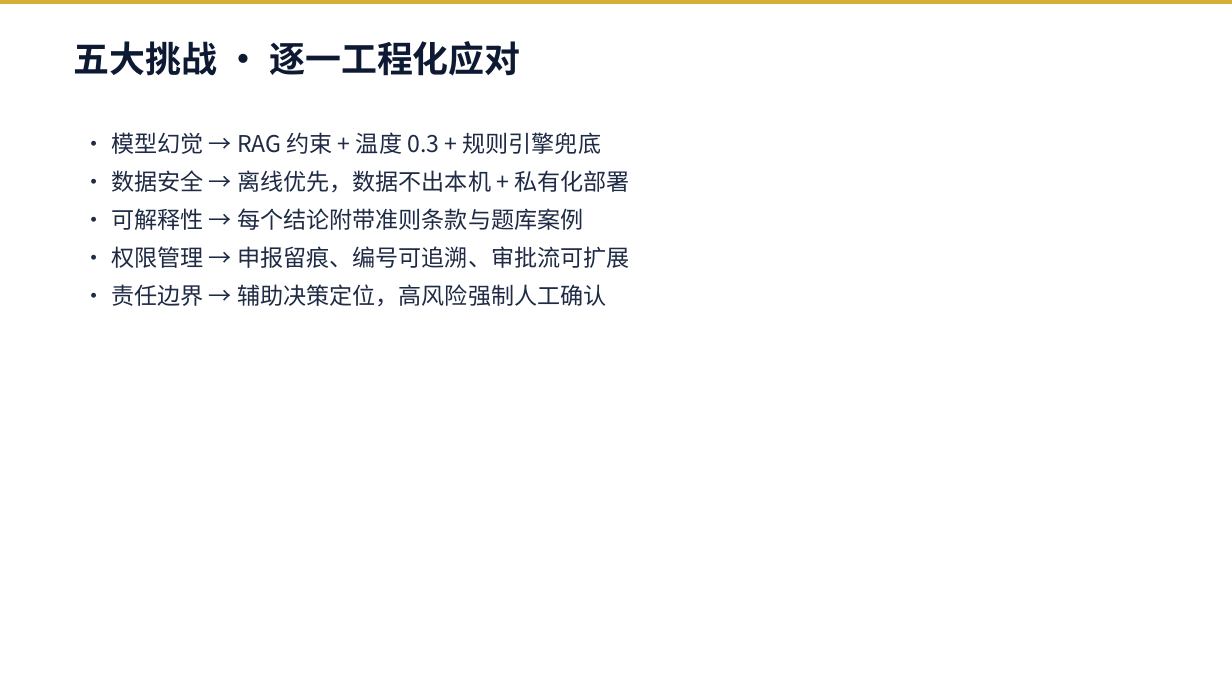
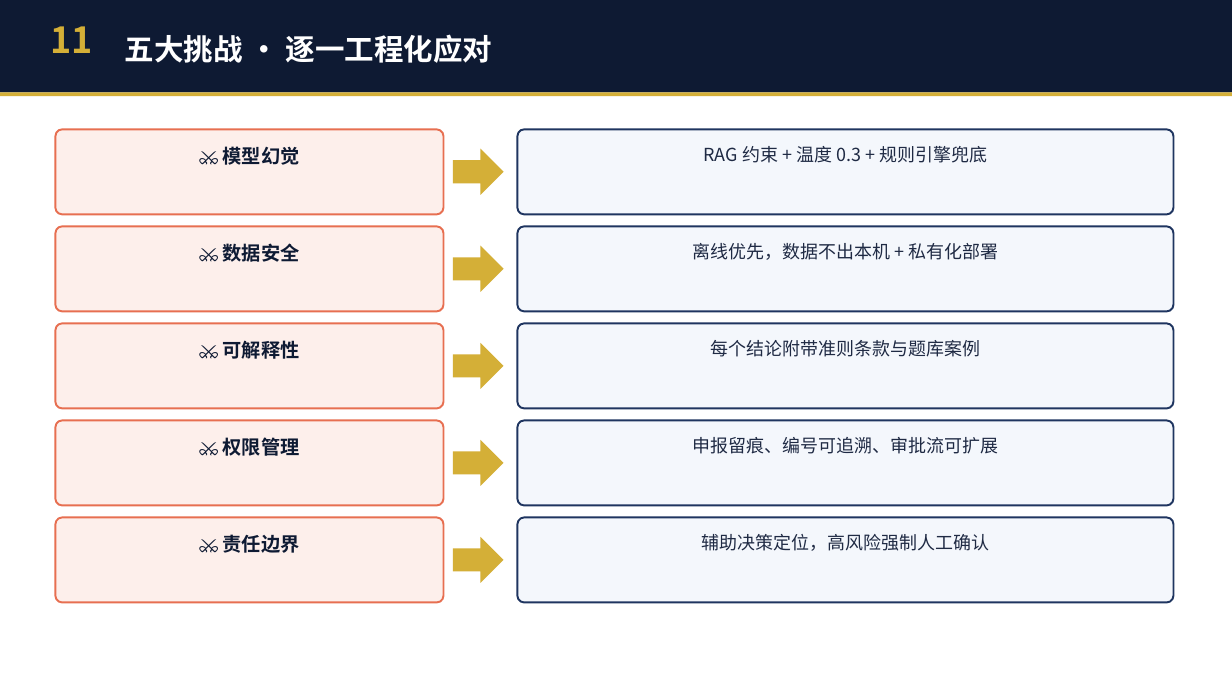
Before and after one commit to JackMA-SYSU/cfa-compliance-assistant, a slide deck: slide 12 of 商策PPT_暑假不回家队.pptx. Drawn at 1232x693 pixels with LibreOffice and Linux fonts; fonts in the diff are those of the drawing. Boxes give left, top, right and bottom in pixels: in the first picture for what was removed or moved away, otherwise in the second. Text is boxed around its words. In the diff, an @@ line names an element or a change of style, - is before the commit and + after.

```diff
--- a/商策PPT_暑假不回家队.pptx
+++ b/商策PPT_暑假不回家队.pptx
@@ rectangle: place and size @@
-rectangle at bbox=[0, 0, 1232, 4]
+rectangle at bbox=[0, 0, 1232, 92]
@@ rectangle at bbox=[0, 0, 1232, 92]: fill #D4AF37 to #0E1A33 @@
@@ text added at bbox=[51, 26, 93, 53], 28 pt, text #D4AF37, bold @@
+11
@@ text "五大挑战 · 逐一工程化应对": place and size @@
-text "五大挑战 · 逐一工程化应对" at bbox=[74, 41, 520, 76]
+text "五大挑战 · 逐一工程化应对" at bbox=[125, 34, 493, 63]
@@ text "五大挑战 · 逐一工程化应对" at bbox=[125, 34, 493, 63]: size 28 to 23 pt, text colour #0E1A33 to #FFFFFF; vertical alignment top to middle @@
@@ rectangle added at bbox=[0, 92, 1232, 96], fill #D4AF37 @@
@@ rounded rectangle added at bbox=[55, 129, 444, 214], fill #FDEFEB, outline #E76F51 1.5 pt, 15 pt, text #0E1A33, bold @@
+⚔ 模型幻觉
@@ text removed at bbox=[111, 132, 630, 307] @@
-• 模型幻觉 → RAG 约束 + 温度 0.3 + 规则引擎兜底
-• 数据安全 → 离线优先，数据不出本机 + 私有化部署
-• 可解释性 → 每个结论附带准则条款与题库案例
-• 权限管理 → 申报留痕、编号可追溯、审批流可扩展
-• 责任边界 → 辅助决策定位，高风险强制人工确认
@@ right arrow added at bbox=[453, 149, 504, 195], fill #D4AF37 @@
@@ rounded rectangle added at bbox=[518, 129, 1174, 214], fill #F4F7FC, outline #1F3560 1.5 pt, 14 pt, text #1F2A44 @@
+RAG 约束 + 温度 0.3 + 规则引擎兜底
@@ rounded rectangle added at bbox=[55, 226, 444, 311], fill #FDEFEB, outline #E76F51 1.5 pt, 15 pt, text #0E1A33, bold @@
+⚔ 数据安全
@@ rounded rectangle added at bbox=[518, 226, 1174, 311], fill #F4F7FC, outline #1F3560 1.5 pt, 14 pt, text #1F2A44 @@
+离线优先，数据不出本机 + 私有化部署
@@ right arrow added at bbox=[453, 246, 504, 292], fill #D4AF37 @@
@@ rounded rectangle added at bbox=[55, 323, 444, 409], fill #FDEFEB, outline #E76F51 1.5 pt, 15 pt, text #0E1A33, bold @@
+⚔ 可解释性
@@ rounded rectangle added at bbox=[518, 323, 1174, 409], fill #F4F7FC, outline #1F3560 1.5 pt, 14 pt, text #1F2A44 @@
+每个结论附带准则条款与题库案例
@@ right arrow added at bbox=[453, 343, 504, 389], fill #D4AF37 @@
@@ rounded rectangle added at bbox=[55, 421, 444, 506], fill #FDEFEB, outline #E76F51 1.5 pt, 15 pt, text #0E1A33, bold @@
+⚔ 权限管理
@@ right arrow added at bbox=[453, 440, 504, 486], fill #D4AF37 @@
@@ rounded rectangle added at bbox=[518, 421, 1174, 506], fill #F4F7FC, outline #1F3560 1.5 pt, 14 pt, text #1F2A44 @@
+申报留痕、编号可追溯、审批流可扩展
@@ rounded rectangle added at bbox=[55, 518, 444, 603], fill #FDEFEB, outline #E76F51 1.5 pt, 15 pt, text #0E1A33, bold @@
+⚔ 责任边界
@@ right arrow added at bbox=[453, 537, 504, 583], fill #D4AF37 @@
@@ rounded rectangle added at bbox=[518, 518, 1174, 603], fill #F4F7FC, outline #1F3560 1.5 pt, 14 pt, text #1F2A44 @@
+辅助决策定位，高风险强制人工确认
```
Also in this commit, not shown: 15 other slides changed, 1 other file.
